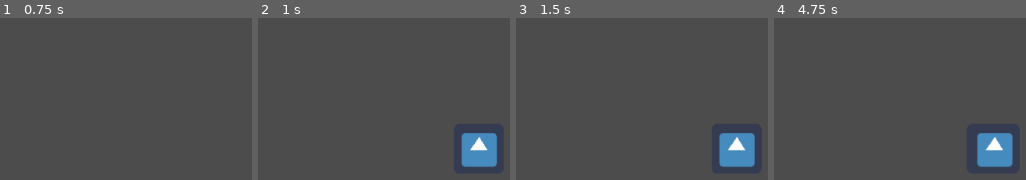
Above: before the commit, frames 1-4 (left to right).
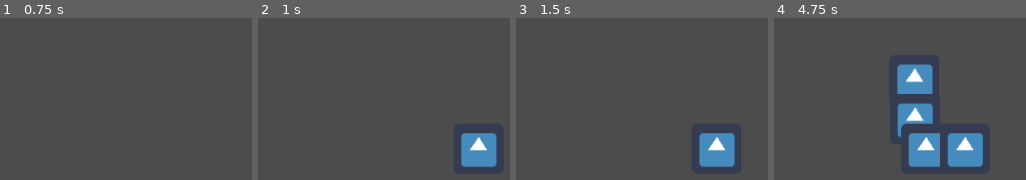
Above: after the commit, the same moments.

Repository: 1501-Intro-To-Game-Design/1501-final-project-2022-the-team-that-is-going-to-kill-thanos
Game: Godot game, scene res://Scenes/EnemyScenes/MovingEnemies.tscn
Two runs of this game, one before a commit and one after it. Both use one fixed random seed, a clock stepped at 60 frames per second and the inputs below. The engine's default icon, where the game draws it, is replaced by a stand-in: a white triangle on a blue panel in a dark square.
Inputs:
- Up to frame 1 (0.75 s): tap Enter at 0.5 s
- Up to frame 2 (1 s): no input
- Up to frame 3 (1.5 s): no input
- Up to frame 4 (4.75 s): no input

Frame 1 is identical in both runs. In frame 2, 0.2% of the frame differs, in the area x 80-95%, y 70-92%; in frame 3, 3.7%; in frame 4, 12%, in the area x 48-95%, y 28-92%.

Commit message:
Comments

Diff:
--- a/Garden Guardians/Scenes/EnemyScenes/MovingEnemies.tscn
+++ b/Garden Guardians/Scenes/EnemyScenes/MovingEnemies.tscn
@@ -4,7 +4,7 @@
 [ext_resource path="res://Scenes/EnemyScenes/Path.tscn" type="PackedScene" id=2]
 [ext_resource path="res://Scenes/EnemyScenes/Enemy.tscn" type="PackedScene" id=3]
 
-[node name="MovingEnemies" type="Node"]
+[node name="MovingEnemies" type="Node2D"]
 script = ExtResource( 1 )
 importPathScene = ExtResource( 2 )
 importEnemyScene = ExtResource( 3 )
--- a/Garden Guardians/Scripts/Enemy.gd
+++ b/Garden Guardians/Scripts/Enemy.gd
@@ -6,7 +6,7 @@
 # var b = "text"
 export var health = 10
 export var damage = 2
-export var speed = 1
+export var speed = 50
 var dead = false
 
 # Called when the node enters the scene tree for the first time.
--- a/Garden Guardians/Scripts/MovingEnemies.gd
+++ b/Garden Guardians/Scripts/MovingEnemies.gd
@@ -1,8 +1,6 @@
 extends Node
 
-# Declare member variables here. Examples:
-# var a = 2
-# var b = "text"
+#Import the enemy and path scenes
 export(PackedScene) var importPathScene
 export(PackedScene) var importEnemyScene
 var enemyPathManager = []
@@ -15,6 +13,7 @@
 func _process(delta):
 	updateEnemyLocation(delta)
 
+#Adds an instance of enemy and path and stores them in enemyPathManager
 func addEnemyPath():
 	var pathToFollow = importPathScene.instance()
 	var enemy = importEnemyScene.instance()
@@ -23,9 +22,11 @@
 	add_child(enemy)
 	enemyPathManager.append([enemy, pathToFollow])
 
+#Adds a new enemy and path when the timer timeouts
 func _on_EnemySpawn_timeout():
 	addEnemyPath()
 
+#Increases the path's offset and sets the enemy's position to the path's position
 func updateEnemyLocation(delta):
 	for i in enemyPathManager:
 		i[1].addToOffset(i[0].speed * delta)
